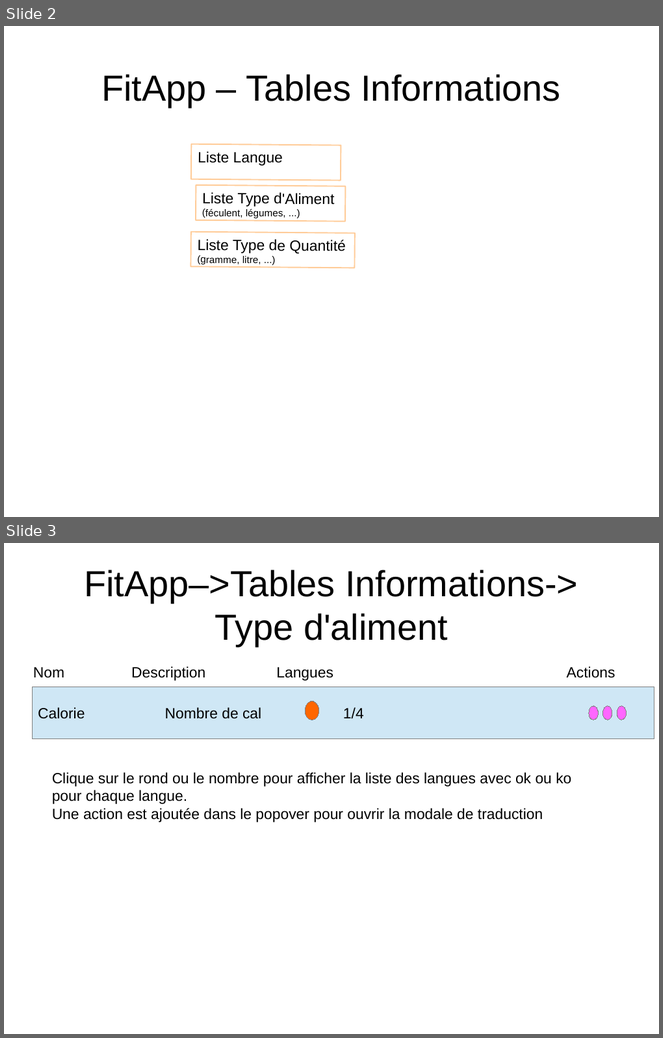
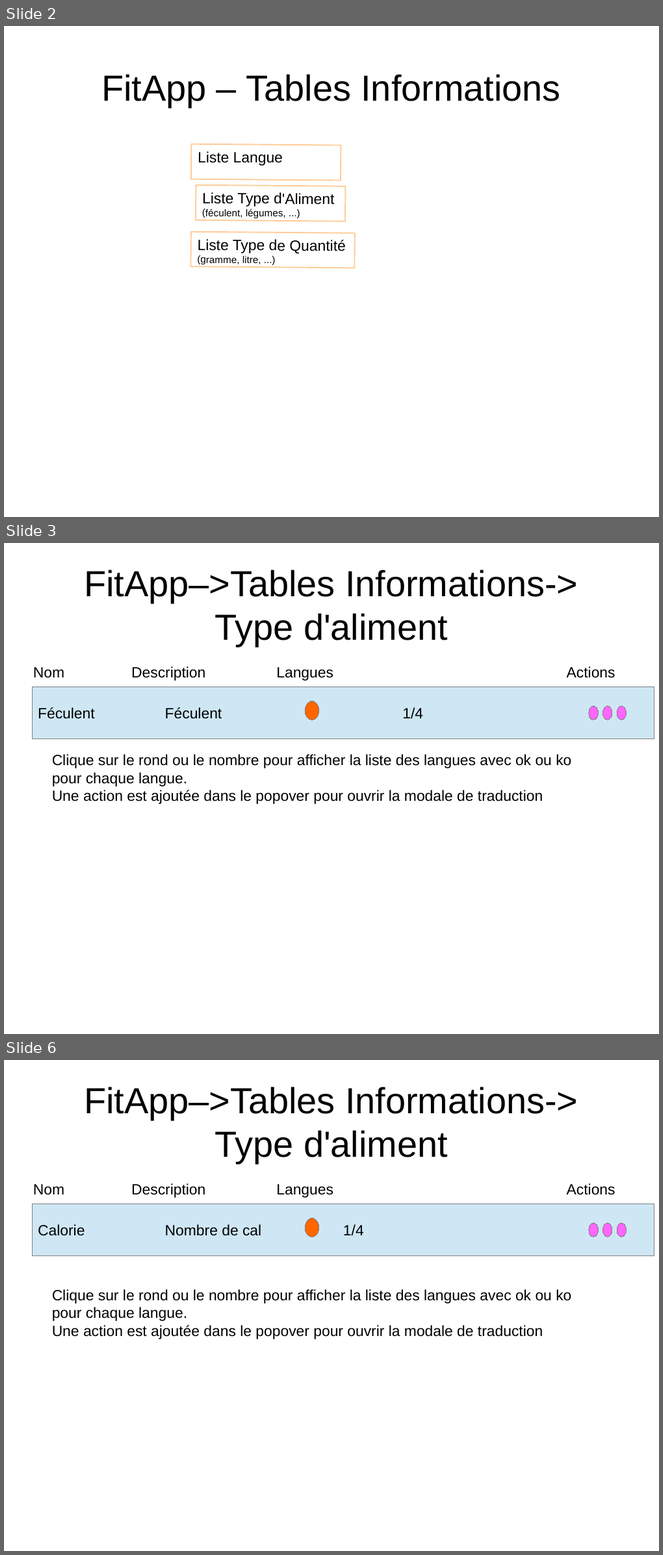
Before and after one commit to NicolasGavard/WebVysionSportV2, a slide deck: Documentations/FitApp - Table Informations v1.02.odp. Shown one above the other, each under a label of ours: slides 2 and 3 before the commit, slides 2, 3 and 6 after it; the slides between them are not shown. The pictures are 663x1038 and 663x1555 pixels, drawn with LibreOffice and Linux fonts; fonts in the diff are those of the drawing. Boxes give left, top, right and bottom in pixels: in the first picture for what was removed or moved away, otherwise in the second. Text is boxed around its words. In the diff, an @@ line names an element or a change of style, - is before the commit and + after.

```diff
--- a/Documentations/FitApp - Table Informations v1.02.odp
+++ b/Documentations/FitApp - Table Informations v1.02.odp
@@ slide 3 added at (4, 543, 659, 1034), background #FFFFFF @@
@@ title added at (84, 570, 578, 646), 44 pt, text #000000 @@
+FitApp–>Tables Informations->
+Type d'aliment
@@ text added at (33, 667, 64, 678), 18 pt, text #000000 @@
+Nom
@@ text added at (131, 667, 206, 681), 18 pt, text #000000 @@
+Description
@@ text added at (276, 667, 334, 681), 18 pt, text #000000 @@
+Langues
@@ text added at (567, 667, 616, 678), 18 pt, text #000000 @@
+Actions
@@ rectangle added at (32, 687, 655, 739), fill #CFE7F5, outline #808080 0 pt, 18 pt, text #000000 @@
+Féculent Féculent 1/4
@@ ellipse added at (306, 701, 320, 720), fill #FF6600, outline #808080 0 pt @@
@@ ellipse added at (589, 706, 599, 720), fill #FF66FF, outline #808080 0 pt @@
@@ ellipse added at (603, 706, 613, 720), fill #FF66FF, outline #808080 0 pt @@
@@ ellipse added at (617, 706, 627, 720), fill #FF66FF, outline #808080 0 pt @@
@@ text added at (52, 754, 571, 804), 18 pt, text #000000 @@
+Clique sur le rond ou le nombre pour afficher la liste des langues avec ok ou ko pour chaque langue.
+Une action est ajoutée dans le popover pour ouvrir la modale de traduction
@@ what was slide 3 is now slide 6 @@
```
Also in this commit, not shown: 2 other slides added, 2 other files.
